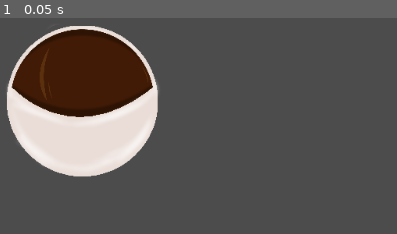
Above: before the commit, frame 1.
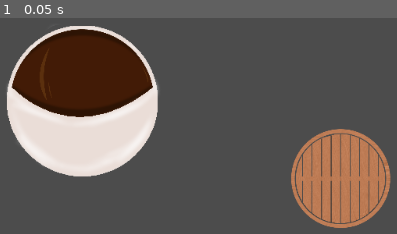
Above: after the commit, the same moment.

Repository: lumeron/Torchbug-godot
Game: Godot game, scene res://scenes/Main.tscn
Same seed, same stepped clock (60 frames per second), same inputs: the game is played once before the commit and once after it.
Inputs:
- Up to frame 1 (0.05 s): no input

The runs differ from the first frame. In frame 1, 8.6% of the frame differs, in the area x 73-99%, y 51-98%.

Commit message:
pre-player-2-commit

Diff:
--- a/project.godot
+++ b/project.godot
@@ -51,6 +51,36 @@
 "events": [ Object(InputEventKey,"resource_local_to_scene":false,"resource_name":"","device":0,"alt":false,"shift":false,"control":false,"meta":false,"command":false,"pressed":false,"scancode":81,"unicode":0,"echo":false,"script":null)
  ]
 }
+p2_right={
+"deadzone": 0.5,
+"events": [ Object(InputEventKey,"resource_local_to_scene":false,"resource_name":"","device":0,"alt":false,"shift":false,"control":false,"meta":false,"command":false,"pressed":false,"scancode":76,"unicode":0,"echo":false,"script":null)
+ ]
+}
+p2_left={
+"deadzone": 0.5,
+"events": [ Object(InputEventKey,"resource_local_to_scene":false,"resource_name":"","device":0,"alt":false,"shift":false,"control":false,"meta":false,"command":false,"pressed":false,"scancode":74,"unicode":0,"echo":false,"script":null)
+ ]
+}
+p2_up={
+"deadzone": 0.5,
+"events": [ Object(InputEventKey,"resource_local_to_scene":false,"resource_name":"","device":0,"alt":false,"shift":false,"control":false,"meta":false,"command":false,"pressed":false,"scancode":73,"unicode":0,"echo":false,"script":null)
+ ]
+}
+p2_down={
+"deadzone": 0.5,
+"events": [ Object(InputEventKey,"resource_local_to_scene":false,"resource_name":"","device":0,"alt":false,"shift":false,"control":false,"meta":false,"command":false,"pressed":false,"scancode":75,"unicode":0,"echo":false,"script":null)
+ ]
+}
+p2_interact={
+"deadzone": 0.5,
+"events": [ Object(InputEventKey,"resource_local_to_scene":false,"resource_name":"","device":0,"alt":false,"shift":false,"control":false,"meta":false,"command":false,"pressed":false,"scancode":85,"unicode":0,"echo":false,"script":null)
+ ]
+}
+p2_drop={
+"deadzone": 0.5,
+"events": [ Object(InputEventKey,"resource_local_to_scene":false,"resource_name":"","device":0,"alt":false,"shift":false,"control":false,"meta":false,"command":false,"pressed":false,"scancode":79,"unicode":0,"echo":false,"script":null)
+ ]
+}
 
 [rendering]
 
--- a/scenes/Main.tscn
+++ b/scenes/Main.tscn
@@ -1,15 +1,20 @@
-[gd_scene load_steps=3 format=2]
+[gd_scene load_steps=4 format=2]
 
 [ext_resource path="res://scripts/Main.gd" type="Script" id=1]
 [ext_resource path="res://scenes/objects/oPlayer1.tscn" type="PackedScene" id=2]
+[ext_resource path="res://scenes/objects/oTable.tscn" type="PackedScene" id=3]
 
 [node name="Main" type="Node2D"]
 script = ExtResource( 1 )
 
 [node name="Level1" type="Node2D" parent="."]
 
-[node name="Area2D" type="Area2D" parent="Level1"]
+[node name="CharacterSpace" type="Area2D" parent="Level1"]
 
-[node name="oPlayer1" parent="Level1/Area2D" instance=ExtResource( 2 )]
+[node name="oPlayer1" parent="Level1/CharacterSpace" instance=ExtResource( 2 )]
 position = Vector2( 404, 253 )
 scale = Vector2( 0.2, 0.2 )
+
+[node name="oTable" parent="Level1/CharacterSpace" instance=ExtResource( 3 )]
+position = Vector2( 734.263, 350.56 )
+scale = Vector2( 0.5, 0.5 )
--- a/scenes/objects/oTable.tscn
+++ b/scenes/objects/oTable.tscn
@@ -1,23 +1,17 @@
-[gd_scene load_steps=5 format=2]
+[gd_scene load_steps=3 format=2]
 
-[sub_resource type="RectangleShape2D" id=1]
+[ext_resource path="res://assets/sprites/RoundTable.png" type="Texture" id=1]
 
-[sub_resource type="ShaderMaterial" id=5]
-
-[sub_resource type="PlaneMesh" id=3]
-material = SubResource( 5 )
-size = Vector2( 400, 300 )
-
-[sub_resource type="MeshTexture" id=4]
-mesh = SubResource( 3 )
+[sub_resource type="CircleShape2D" id=1]
+radius = 127.0
 
 [node name="oTable" type="Node2D"]
 
 [node name="KinematicBody2D" type="KinematicBody2D" parent="."]
 
+[node name="Sprite" type="Sprite" parent="KinematicBody2D"]
+scale = Vector2( 0.5, 0.5 )
+texture = ExtResource( 1 )
+
 [node name="CollisionShape2D" type="CollisionShape2D" parent="KinematicBody2D"]
-visible = false
 shape = SubResource( 1 )
-
-[node name="Sprite" type="Sprite" parent="KinematicBody2D"]
-texture = SubResource( 4 )
--- a/scripts/oPlayer1.gd
+++ b/scripts/oPlayer1.gd
@@ -3,7 +3,7 @@
 
 var hrzSpd = 0
 var vrtSpd = 0
-var walkSpd = 1
+var walkSpd = 2
 var state = "FREE";
 var velocity = Vector2()
 
